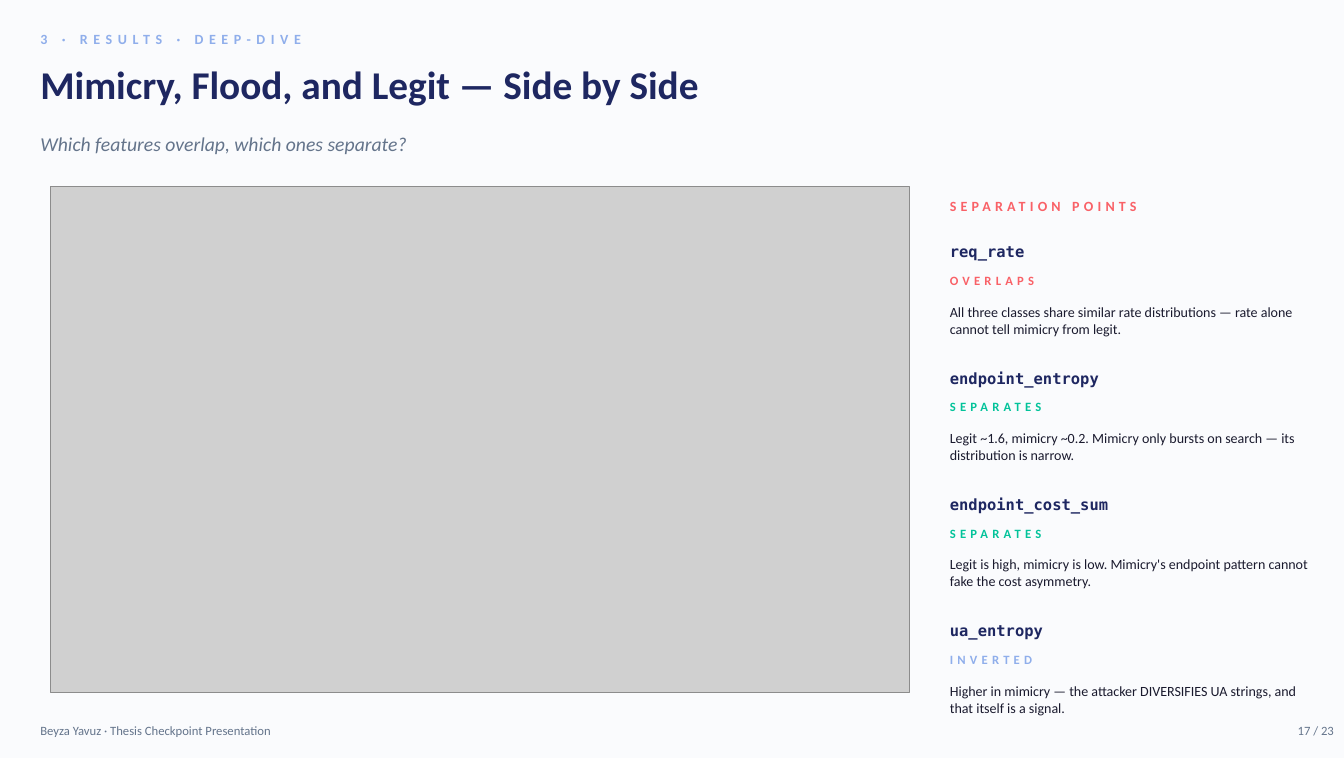
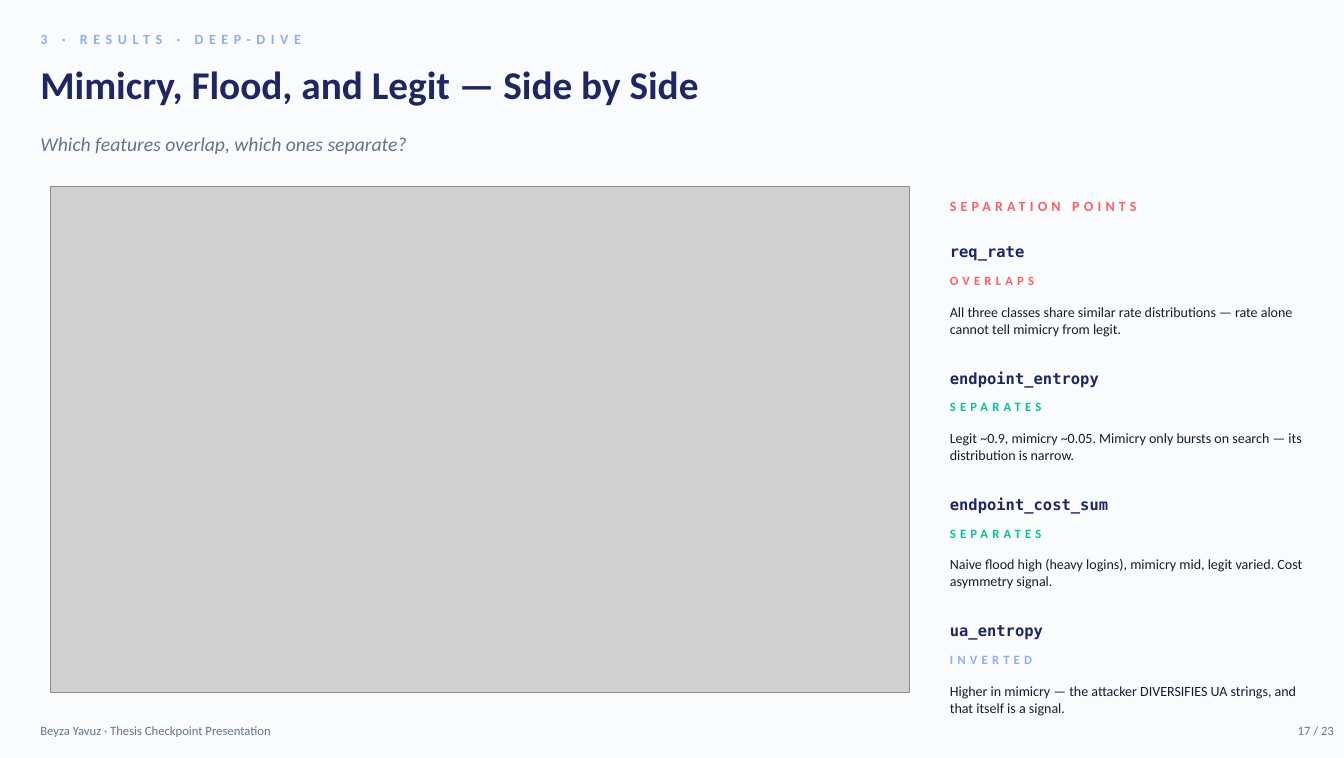
Before and after one commit to beyyzayyavuz/auth-nest-01, a slide deck: slide 17 of Thesis_Checkpoint_Presentation.pptx. Drawn at 1344x758 pixels with LibreOffice and Linux fonts; fonts in the diff are those of the drawing; grey boxes stand for pictures. Boxes give left, top, right and bottom in pixels: in the first picture for what was removed or moved away, otherwise in the second. Text is boxed around its words. In the diff, an @@ line names an element or a change of style, - is before the commit and + after.

```diff
--- a/Thesis_Checkpoint_Presentation.pptx
+++ b/Thesis_Checkpoint_Presentation.pptx
@@ text at (x1=950, y1=433, x2=1301, y2=460): text changed @@
-Legit ~1.6, mimicry ~0.2. Mimicry only bursts on search — its distribution is narrow.
+Legit ~0.9, mimicry ~0.05. Mimicry only bursts on search — its distribution is narrow.
@@ text at (x1=950, y1=559, x2=1302, y2=589): text changed @@
-Legit is high, mimicry is low. Mimicry's endpoint pattern cannot fake the cost asymmetry.
+Naive flood high (heavy logins), mimicry mid, legit varied. Cost asymmetry signal.
```
Also in this commit, not shown: 17 other slides changed, 1 other file.
